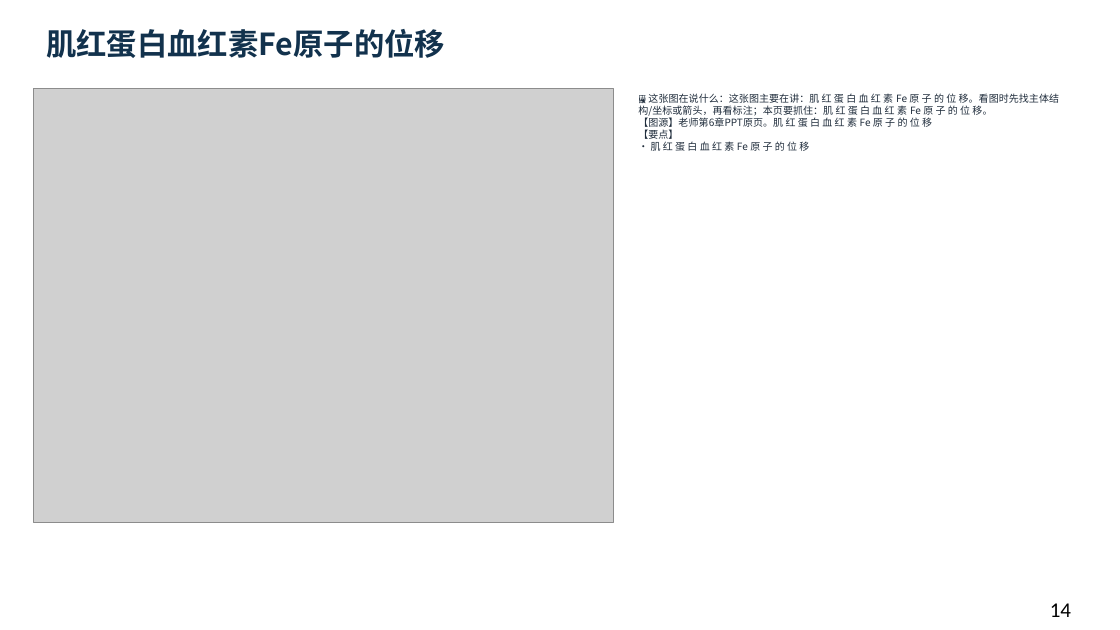
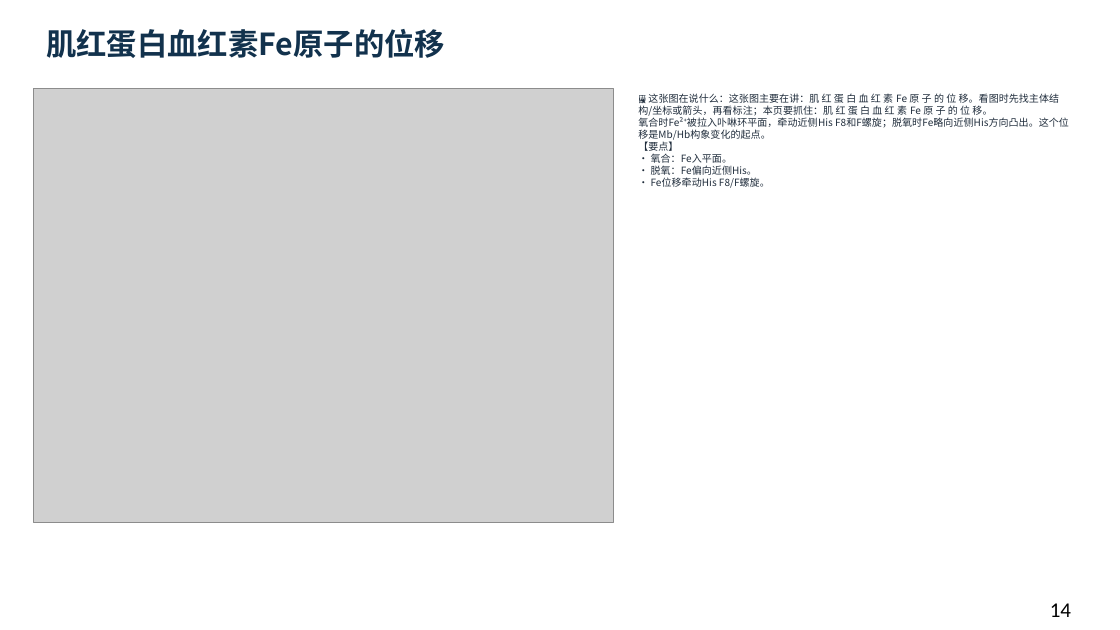
Before and after one commit to newkan-li/Biochemistry, a slide deck: slide 14 of downloads/bc04-ai-style.pptx. Drawn at 1120x630 pixels with LibreOffice and Linux fonts; fonts in the diff are those of the drawing; grey boxes stand for pictures. Boxes give left, top, right and bottom in pixels: in the first picture for what was removed or moved away, otherwise in the second. Text is boxed around its words. In the diff, an @@ line names an element or a change of style, - is before the commit and + after.

```diff
--- a/downloads/bc04-ai-style.pptx
+++ b/downloads/bc04-ai-style.pptx
@@ text at (638,93,1069,188): text changed @@
-🖼 这张图在说什么：这张图主要在讲：肌 红 蛋 白 血 红 素 Fe 原 子 的 位 移。看图时先找主体结构/坐标或箭头，再看标注；本页要抓住：肌 红 蛋 白 血 红 素 Fe 原 子 的 位 移。
-【图源】老师第6章PPT原页。肌 红 蛋 白 血 红 素 Fe 原 子 的 位 移
-【要点】
-• 肌 红 蛋 白 血 红 素 Fe 原 子 的 位 移
+🖼 这张图在说什么：这张图主要在讲：肌 红 蛋 白 血 红 素 Fe 原 子 的 位 移。看图时先找主体结构/坐标或箭头，再看标注；本页要抓住：肌 红 蛋 白 血 红 素 Fe 原 子 的 位 移。
+氧合时Fe²⁺被拉入卟啉环平面，牵动近侧His F8和F螺旋；脱氧时Fe略向近侧His方向凸出。这个位移是Mb/Hb构象变化的起点。
+【要点】
+• 氧合：Fe入平面。
+• 脱氧：Fe偏向近侧His。
+• Fe位移牵动His F8/F螺旋。
```
Also in this commit, not shown: 16 other slides changed, 6 slides added, 6 other files.
